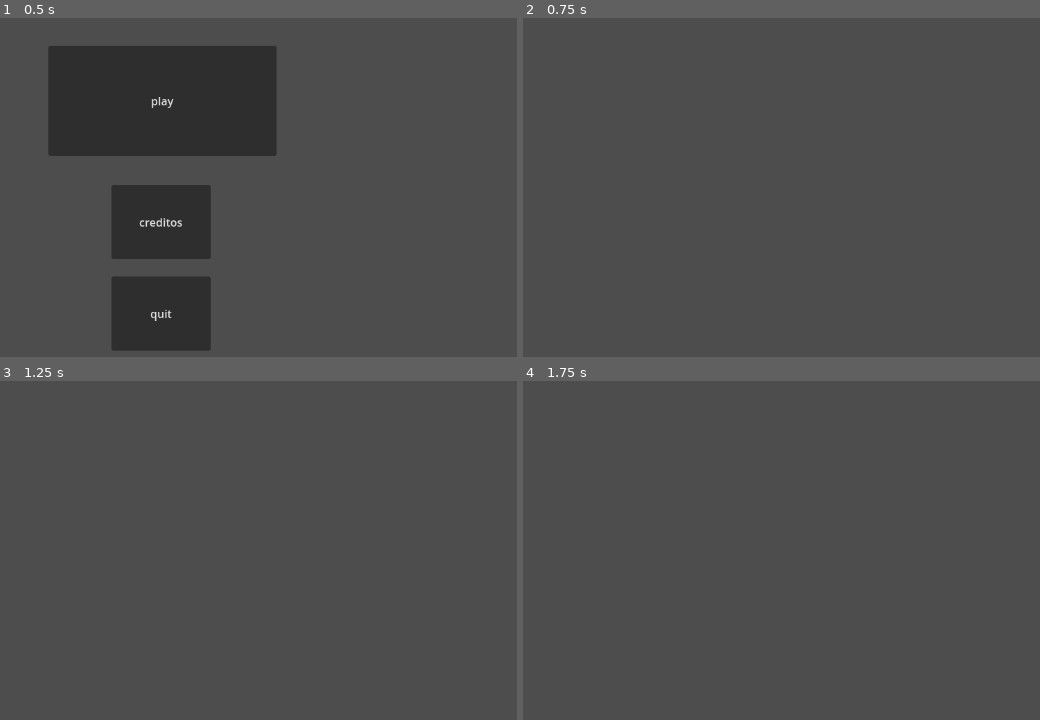
Above: before the commit, frames 1-4 (two rows, left to right).
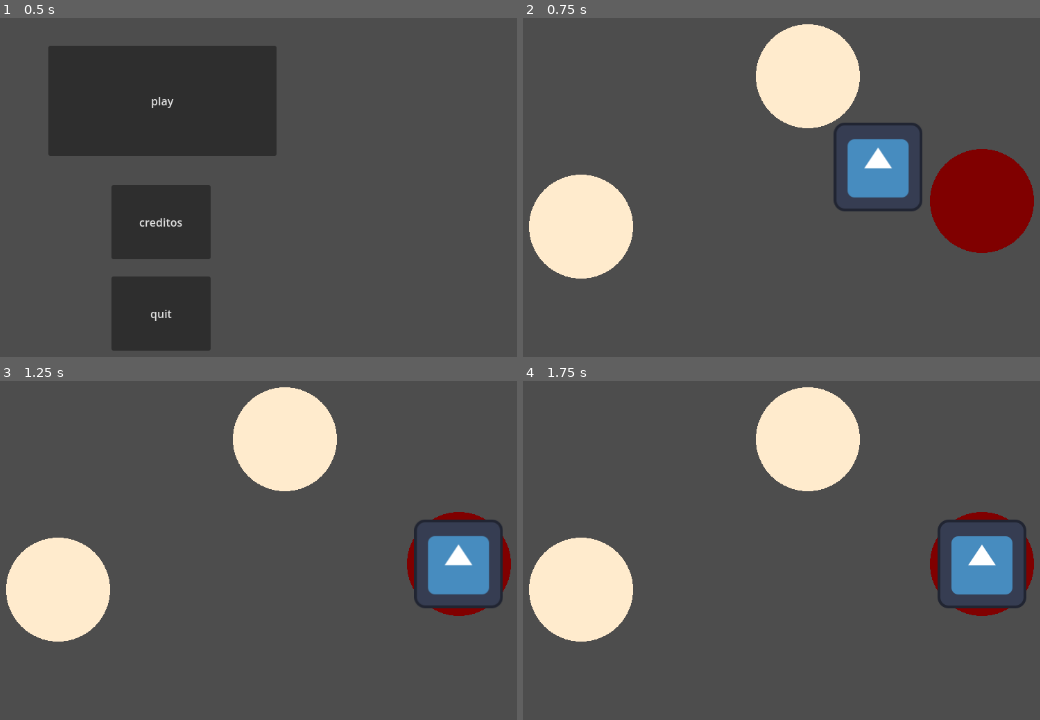
Above: after the commit, the same moments.

Repository: dest3/Pelucas-del-espacio-exterior
Game: Godot game, scene res://escenas/niveles/menu.tscn
Same seed, same stepped clock (60 frames per second), same inputs: the game is played once before the commit and once after it. The engine's default icon, where the game draws it, is replaced by a stand-in: a white triangle on a blue panel in a dark square.
Inputs (mouse positions are in pixels of both pictures, inside the frame that each line leads up to):
- Up to frame 1 (0.5 s): no input
- Up to frame 2 (0.75 s): click "play" at 0.5 s
- Up to frame 3 (1.25 s): no input
- Up to frame 4 (1.75 s): move the mouse to (864, 519) at 1.27 s; click (864, 519) at 1.35 s

Frame 1 is identical in both runs. In frame 2, 17% of the frame differs, in the area x 1-99%, y 1-77%; in frame 3, 13%; in frame 4, 13%.

Commit message:
agregada funcionalidad drag and drop
se creo la funcionalidad del drag and drop con distintas zonas donde dropear el objeto

Diff:
--- /dev/null
+++ b/escenas/entidades/drop_zone.gd
@@ -0,0 +1,14 @@
+extends Marker2D
+#dibuja en pantalla
+func _draw():
+	draw_circle(Vector2.ZERO, 75, Color.BLANCHED_ALMOND)#dibuja un circulo tomando 3 valores (origen, tamaño, color)
+
+#cambia de color cuando la zona es seleccionada
+func  select():
+	for child in get_tree().get_nodes_in_group("zona"):#todas las los lugares donde se puede dejar el objeto estan en un grupo llamado zonas
+		child.deselect()
+	modulate = Color.WEB_MAROON
+
+#cambia de color cuando la zona es deselccionada
+func deselect():
+	modulate = Color.WHITE
--- /dev/null
+++ b/escenas/entidades/drop_zone.tscn
@@ -0,0 +1,6 @@
+[gd_scene load_steps=2 format=3 uid="uid://dsclclrq2wjbu"]
+
+[ext_resource type="Script" path="res://escenas/entidades/drop_zone.gd" id="1_44j8c"]
+
+[node name="drop_zone" type="Marker2D" groups=["zona"]]
+script = ExtResource("1_44j8c")
--- /dev/null
+++ b/escenas/entidades/objeto.gd
@@ -0,0 +1,37 @@
+extends Node2D
+#defino variables
+var selected = false #si esta seleccionado o no
+var rest_point
+var rest_nodes= []
+
+func _ready():
+	rest_nodes = get_tree().get_nodes_in_group("zona")
+	rest_point = rest_nodes[0].global_position
+	rest_nodes[0].select()
+
+#cuando se le hace click al objeto seleccionado se pone verdadero
+func _on_area_2d_input_event(viewport, event, shape_idx):
+	if Input.is_action_just_pressed("click"):
+		selected = true
+
+#si esta seleccionado todo el tiempo se pociciona en donde este el mouse
+func _physics_process(delta):
+	if selected:
+		global_position = lerp(global_position, get_global_mouse_position(), 25 * delta)#hace que la posicion del objeto sea la del mouse
+		#look_at(get_global_mouse_position()) #mueve el objeto en la direccion del mouse
+	else:
+		global_position = lerp(global_position, rest_point, 10 * delta) #hace que la posicion del objeto sea el ultimo rest point
+		#rotation = lerp_angle(rotation, 0, 10 * delta)#vuelve al angulo por defecto del objeto al soltarlo
+
+#si se le deja de hacer click al bojeto se desactvia selected y queda en el ultimo lugar que tuvo
+func _input(event):
+	if event is InputEventMouseButton:
+		if event.button_index == MOUSE_BUTTON_LEFT and not event.pressed:
+			selected = false
+			var shortest_dist = 75 #la distancia mas corta posible para dejar el objeto cerca de la znoa de drop (tamaño de la zona de drop)
+			for child in rest_nodes:
+				var distance = global_position.distance_to(child.global_position)
+				if distance < shortest_dist:
+					child.select()
+					rest_point = child.global_position
+					shortest_dist = distance
--- /dev/null
+++ b/escenas/entidades/objeto.tscn
@@ -0,0 +1,21 @@
+[gd_scene load_steps=4 format=3 uid="uid://badxs1ukcf04v"]
+
+[ext_resource type="Texture2D" uid="uid://xnk58qrm3wf7" path="res://icon.svg" id="1_ohopa"]
+[ext_resource type="Script" path="res://escenas/entidades/objeto.gd" id="1_xuxol"]
+
+[sub_resource type="RectangleShape2D" id="RectangleShape2D_fnnkk"]
+size = Vector2(114, 122)
+
+[node name="objeto" type="Node2D"]
+script = ExtResource("1_xuxol")
+
+[node name="Icon" type="Sprite2D" parent="."]
+texture = ExtResource("1_ohopa")
+
+[node name="Area2D" type="Area2D" parent="Icon"]
+
+[node name="CollisionShape2D" type="CollisionShape2D" parent="Icon/Area2D"]
+position = Vector2(0, -1)
+shape = SubResource("RectangleShape2D_fnnkk")
+
+[connection signal="input_event" from="Icon/Area2D" to="." method="_on_area_2d_input_event"]
--- a/escenas/niveles/game.tscn
+++ b/escenas/niveles/game.tscn
@@ -1,3 +1,19 @@
-[gd_scene format=3 uid="uid://77hjvakgytos"]
+[gd_scene load_steps=3 format=3 uid="uid://77hjvakgytos"]
+
+[ext_resource type="PackedScene" uid="uid://badxs1ukcf04v" path="res://escenas/entidades/objeto.tscn" id="1_wph0e"]
+[ext_resource type="PackedScene" uid="uid://dsclclrq2wjbu" path="res://escenas/entidades/drop_zone.tscn" id="2_wxloa"]
 
 [node name="game" type="Node2D"]
+
+[node name="objeto" parent="." instance=ExtResource("1_wph0e")]
+z_index = 1
+position = Vector2(75, 51)
+
+[node name="drop_zone" parent="." instance=ExtResource("2_wxloa")]
+position = Vector2(1002, 355)
+
+[node name="drop_zone2" parent="." instance=ExtResource("2_wxloa")]
+position = Vector2(424, 392)
+
+[node name="drop_zone3" parent="." instance=ExtResource("2_wxloa")]
+position = Vector2(751, 175)
--- a/project.godot
+++ b/project.godot
@@ -15,6 +15,14 @@
 config/features=PackedStringArray("4.1", "Mobile")
 config/icon="res://icon.svg"
 
+[input]
+
+click={
+"deadzone": 0.5,
+"events": [Object(InputEventMouseButton,"resource_local_to_scene":false,"resource_name":"","device":-1,"window_id":0,"alt_pressed":false,"shift_pressed":false,"ctrl_pressed":false,"meta_pressed":false,"button_mask":0,"position":Vector2(0, 0),"global_position":Vector2(0, 0),"factor":1.0,"button_index":1,"canceled":false,"pressed":false,"double_click":false,"script":null)
+]
+}
+
 [rendering]
 
 renderer/rendering_method="mobile"
